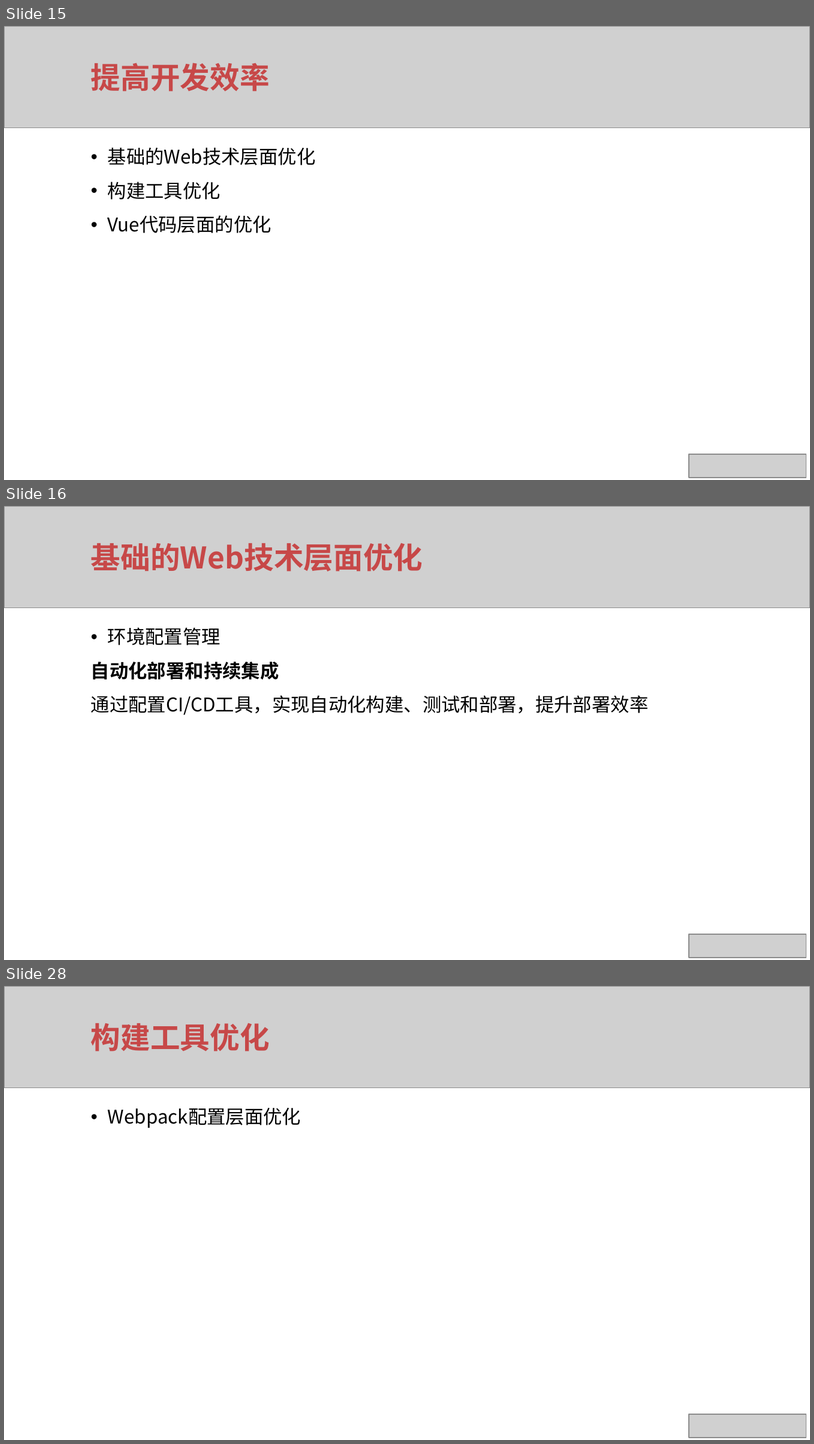
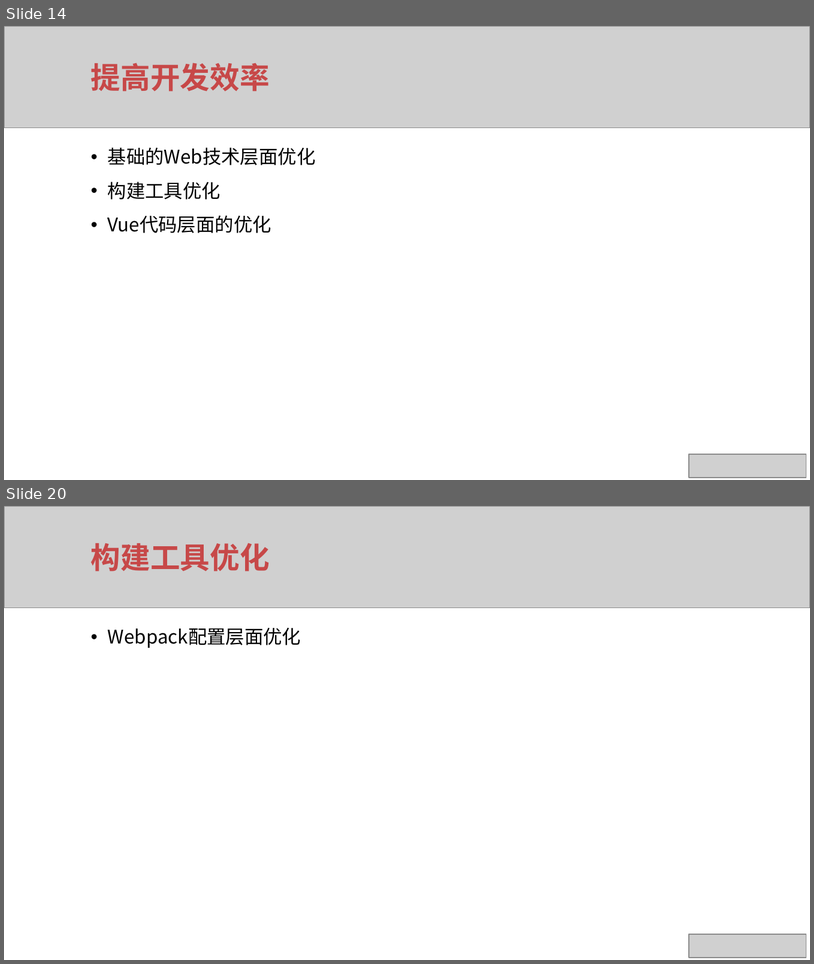
Before and after one commit to xuqunhai/python, a slide deck: rx/Vue项目最佳实践.pptx. Shown one above the other, each under a label of ours: slides 15, 16 and 28 before the commit, slides 14 and 20 after it; the slides between them are not shown. The pictures are 814x1444 and 814x964 pixels, drawn with LibreOffice and Linux fonts; fonts in the diff are those of the drawing; grey boxes stand for pictures. Boxes give left, top, right and bottom in pixels: in the first picture for what was removed or moved away, otherwise in the second. Text is boxed around its words. In the diff, an @@ line names an element or a change of style, - is before the commit and + after.

```diff
--- a/rx/Vue项目最佳实践.pptx
+++ b/rx/Vue项目最佳实践.pptx
@@ slide 16 removed at (x1=4, y1=506, x2=810, y2=960), background #FFFFFF @@
@@ picture removed at (x1=4, y1=506, x2=810, y2=607) @@
@@ text removed at (x1=91, y1=543, x2=423, y2=571) @@
-基础的Web技术层面优化
@@ text removed at (x1=91, y1=627, x2=649, y2=715) @@
-• 环境配置管理
-自动化部署和持续集成
-通过配置CI/CD工具，实现自动化构建、测试和部署，提升部署效率
@@ picture removed at (x1=689, y1=934, x2=806, y2=958) @@
@@ what was slide 15 is now slide 14 @@
@@ what was slide 28 is now slide 20 @@
```
Also in this commit, not shown: 7 slides changed, 7 other slides removed, 1 other file.
